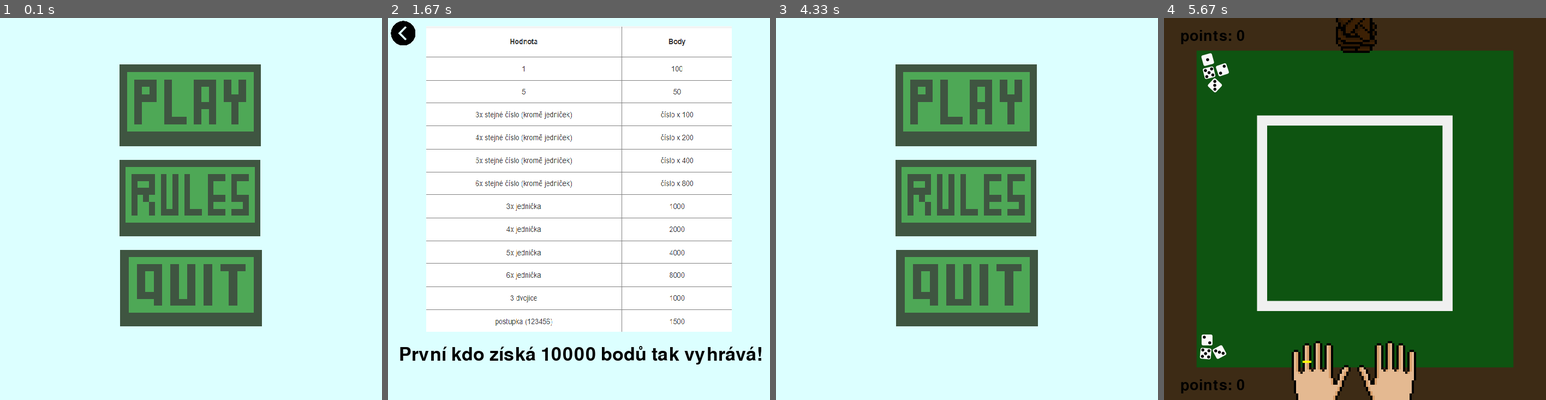
Above: before the commit, frames 1-4 (left to right).
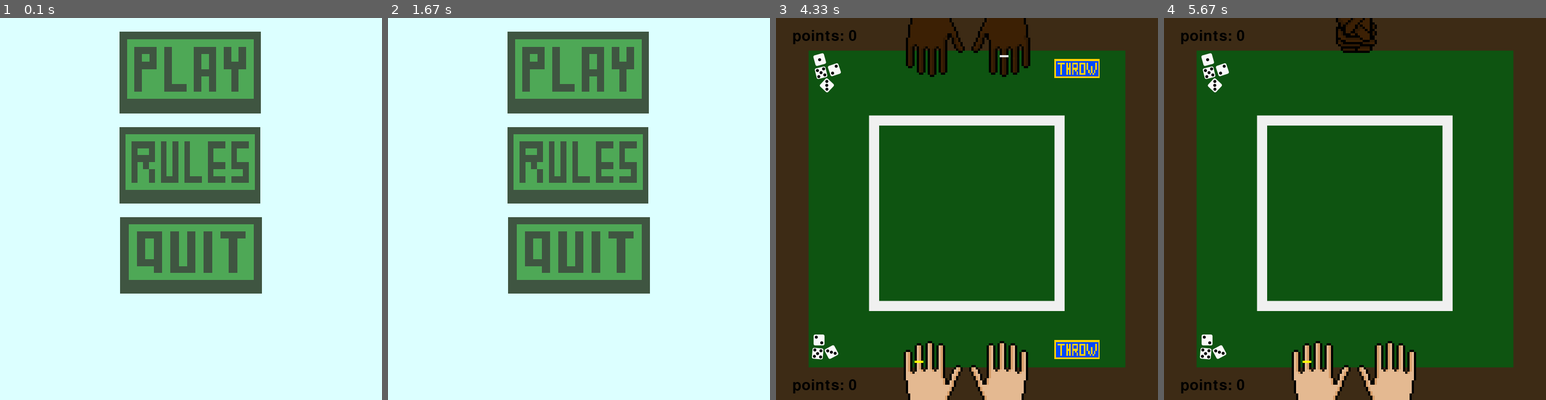
Above: after the commit, the same moments.

Repository: HellusJ/PRG-zaverecnaprace_pygame
Game: pygame game, started from python.py
Same seed, same stepped clock (60 frames per second), same inputs: the game is played once before the commit and once after it.
Inputs (mouse positions are in pixels of both pictures, inside the frame that each line leads up to):
- Up to frame 1 (0.1 s): no input
- Up to frame 2 (1.67 s): click (579, 209) at 0.38 s
- Up to frame 3 (4.33 s): click (932, 71) at 4.15 s
- Up to frame 4 (5.67 s): click (1358, 105) at 4.45 s; click (1492, 98) at 4.82 s

The runs differ from the first frame. In frame 1, 20% of the frame differs, in the area x 31-69%, y 3-81%; in frame 2, 65%; in frame 3, 97%, in the area x 0-100%, y 0-100%; in frame 4, nothing differs.

Commit message:
hra hotova a funguje ale mozna budou jenom lehoucke upravy

Diff:
--- a/obrazky.py
+++ b/obrazky.py
@@ -10,15 +10,15 @@
 #buttons
 playbutton = pygame.transform.scale(pygame.image.load("button_play.png"), (300,150))
 playbutton_rect = playbutton.get_rect()
-playbutton_rect.center = (355, 160)
+playbutton_rect.center = (355, 100)
 
 quitbutton = pygame.transform.scale(pygame.image.load("button_quit.png"), (260,140))
 quitbutton_rect = playbutton.get_rect()
-quitbutton_rect.center = (370, 500)
+quitbutton_rect.center = (370, 440)
 
 rulesbutton = pygame.transform.scale(pygame.image.load("rules_button.png"), (355,140))
 rulesbutton_rect = playbutton.get_rect()
-rulesbutton_rect.center = (315, 335)
+rulesbutton_rect.center = (315, 275)
 
 stepback = pygame.transform.scale(pygame.image.load("stepback.png"), (45,45))
 stepback_rect = playbutton.get_rect()
@@ -60,8 +60,3 @@
 animace_ruce = [ruce_shaking_1,ruce_Shaking_2,ruce_shaking_1,ruce_Shaking_2,ruce_shaking_1,ruce_Shaking_2, ruce_shaking_1, ruce_throw, ruce_throw, ruce]
 kostky = [kostka1,kostka2,kostka3,kostka4,kostka5,kostka6]
 kostky_opp = [kostka1,kostka2,kostka3,kostka4,kostka5,kostka6]
-
-#signs
-youstart = pygame.transform.scale(pygame.image.load("youstart_sign.png"), (650, 310))
-youstart_rect = rules1.get_rect()
-youstart_rect.topleft = (30, 200)
--- a/python.py
+++ b/python.py
@@ -95,9 +95,11 @@
                 sys.exit()
             elif event.type == pygame.MOUSEBUTTONDOWN:
                 if throwbutton_rect.collidepoint(event.pos):
+                    zvuk("click_sound.mp3")
 
                     animace_ruk()
                     zvuk("diceroll_sound.mp3")
+
 
                     for i in range(6):
                         losovani = random.choice(kostky)
@@ -109,7 +111,7 @@
                         y += 40
 
                     pygame.display.flip()
-                    pygame.time.wait(3000)
+                    pygame.time.wait(4000)
 
                     pocet_jednicek = hod.count(kostka1)
                     pocet_dvojek = hod.count(kostka2)
@@ -186,8 +188,6 @@
                     if pocet_sestek == 6:
                         players_points = players_points + (6 * 800)
 
-
-
                     #postupka
                     postupka = set(kostky)
                     porovnani = set(hod)
@@ -195,11 +195,15 @@
                         players_points += 1500
 
                     #tridvojice
+                    pairs = [hod.count(i) for i in set(hod) if hod.count(i) == 2]
+                    if len(pairs) == 3:
+                        players_points += 1000
 
                     hod.clear()
                     zvuk("points_sound.mp3")
 
                 elif throw_opp_button_rect.collidepoint(event.pos):
+                    zvuk("click_sound.mp3")
 
                     animace_ruk_opp()
                     zvuk("diceroll_sound.mp3")
@@ -214,7 +218,7 @@
                         y += 40
 
                     pygame.display.flip()
-                    pygame.time.wait(3000)
+                    pygame.time.wait(4000)
 
                     pocet_jednicek_opp = hod_opp.count(kostka1)
                     pocet_dvojek_opp = hod_opp.count(kostka2)
@@ -298,7 +302,9 @@
                         pc_points += 1500
 
                     #tridvojice
-
+                    pairs2 = [hod_opp.count(i) for i in set(hod_opp) if hod_opp.count(i) == 2]
+                    if len(pairs2) == 3:
+                        pc_points += 1000
 
                     hod_opp.clear()
                     zvuk("points_sound.mp3")
Binary file added: Settings_button.png
Binary file removed: oppstart_sign.png
Binary file removed: youstart_sign.png
